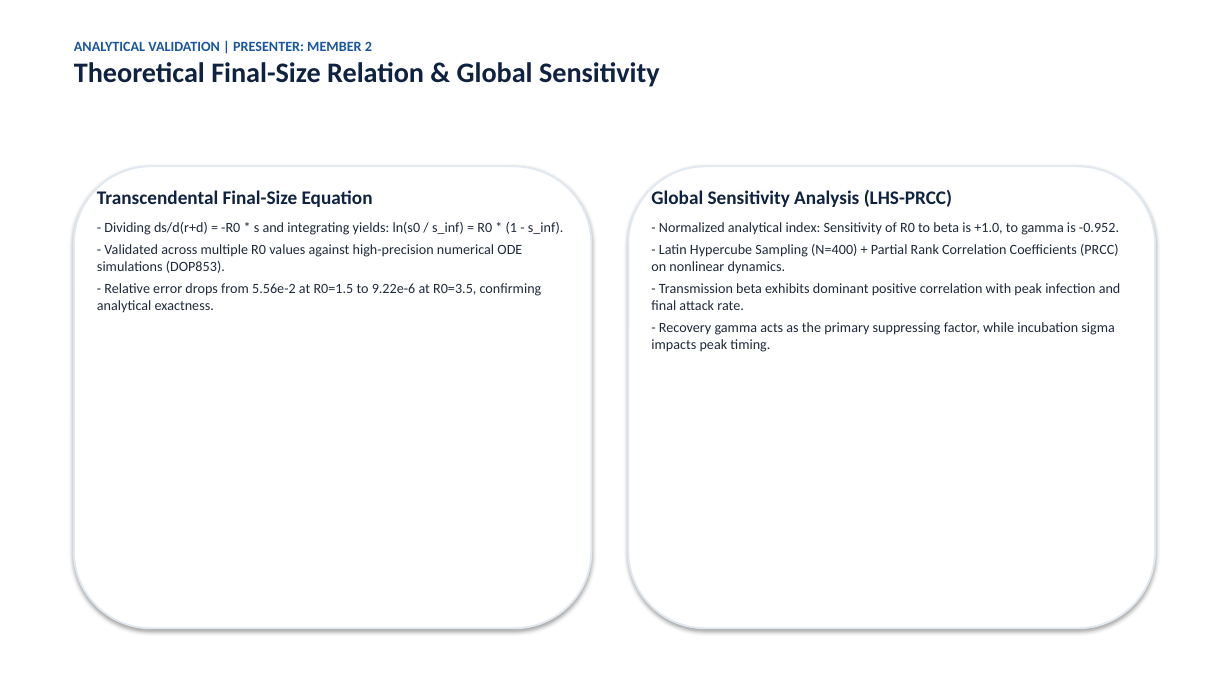
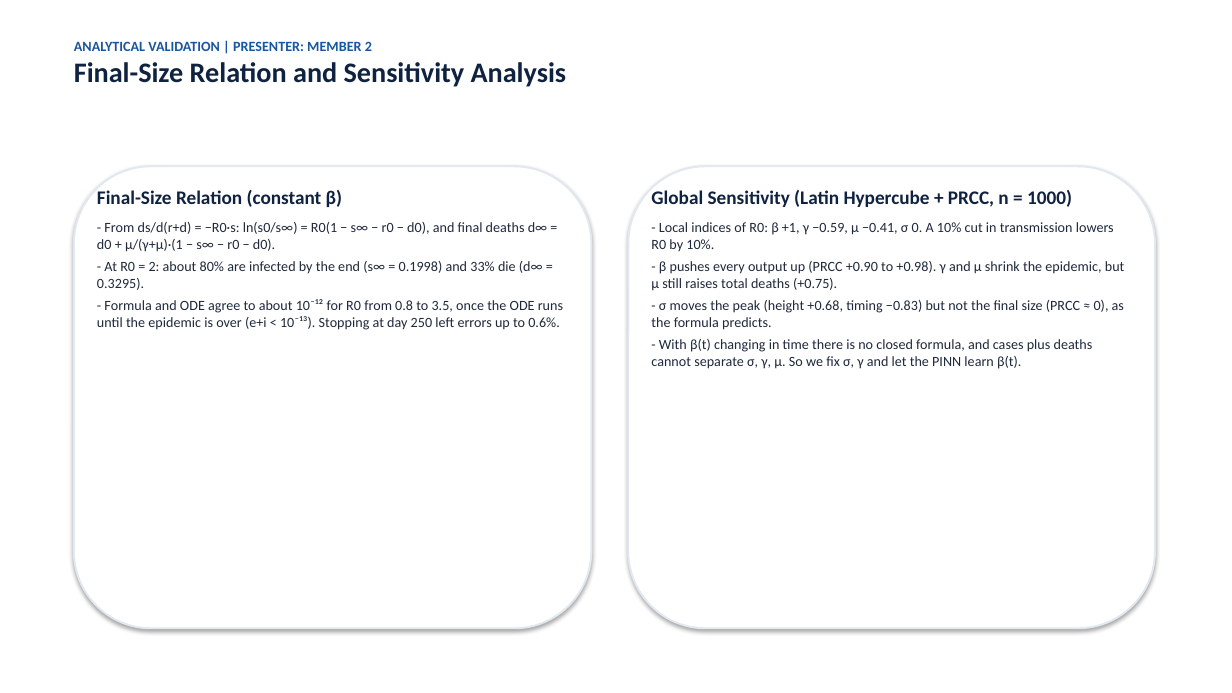
Before and after one commit to Saatwik-ss/SEIRD-Model, a slide deck: slide 5 of presentation/presentation_slides.pptx. Drawn at 1232x693 pixels with LibreOffice and Linux fonts; fonts in the diff are those of the drawing. Boxes give left, top, right and bottom in pixels: in the first picture for what was removed or moved away, otherwise in the second. Text is boxed around its words. In the diff, an @@ line names an element or a change of style, - is before the commit and + after.

```diff
--- a/presentation/presentation_slides.pptx
+++ b/presentation/presentation_slides.pptx
@@ text at box(74, 62, 567, 87): text changed @@
-Theoretical Final-Size Relation & Global Sensitivity
+Final-Size Relation and Sensitivity Analysis
@@ text at box(97, 190, 563, 330): text changed @@
-Transcendental Final-Size Equation
-- Dividing ds/d(r+d) = -R0 * s and integrating yields: ln(s0 / s_inf) = R0 * (1 - s_inf).
-- Validated across multiple R0 values against high-precision numerical ODE simulations (DOP853).
-- Relative error drops from 5.56e-2 at R0=1.5 to 9.22e-6 at R0=3.5, confirming analytical exactness.
+Final-Size Relation (constant β)
+- From ds/d(r+d) = −R0·s: ln(s0/s∞) = R0(1 − s∞ − r0 − d0), and final deaths d∞ = d0 + μ/(γ+μ)·(1 − s∞ − r0 − d0).
+- At R0 = 2: about 80% are infected by the end (s∞ = 0.1998) and 33% die (d∞ = 0.3295).
+- Formula and ODE agree to about 10⁻¹² for R0 from 0.8 to 3.5, once the ODE runs until the epidemic is over (e+i < 10⁻¹³). Stopping at day 250 left errors up to 0.6%.
@@ text at box(651, 190, 1125, 369): text changed @@
-Global Sensitivity Analysis (LHS-PRCC)
-- Normalized analytical index: Sensitivity of R0 to beta is +1.0, to gamma is -0.952.
-- Latin Hypercube Sampling (N=400) + Partial Rank Correlation Coefficients (PRCC) on nonlinear dynamics.
-- Transmission beta exhibits dominant positive correlation with peak infection and final attack rate.
-- Recovery gamma acts as the primary suppressing factor, while incubation sigma impacts peak timing.
+Global Sensitivity (Latin Hypercube + PRCC, n = 1000)
+- Local indices of R0: β +1, γ −0.59, μ −0.41, σ 0. A 10% cut in transmission lowers R0 by 10%.
+- β pushes every output up (PRCC +0.90 to +0.98). γ and μ shrink the epidemic, but μ still raises total deaths (+0.75).
+- σ moves the peak (height +0.68, timing −0.83) but not the final size (PRCC ≈ 0), as the formula predicts.
+- With β(t) changing in time there is no closed formula, and cases plus deaths cannot separate σ, γ, μ. So we fix σ, γ and let the PINN learn β(t).
```
Also in this commit, not shown: 1 other slide changed.
